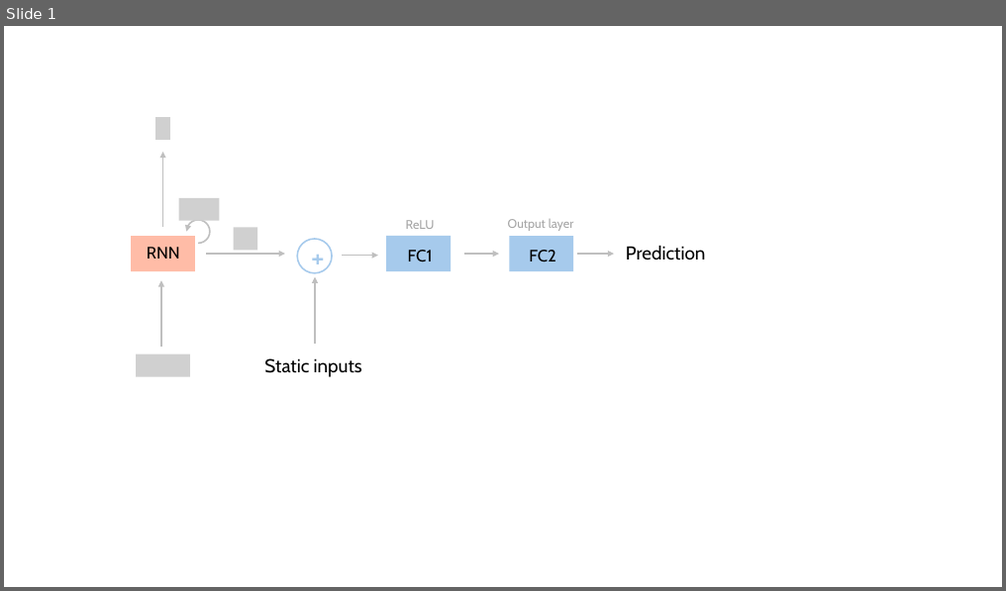
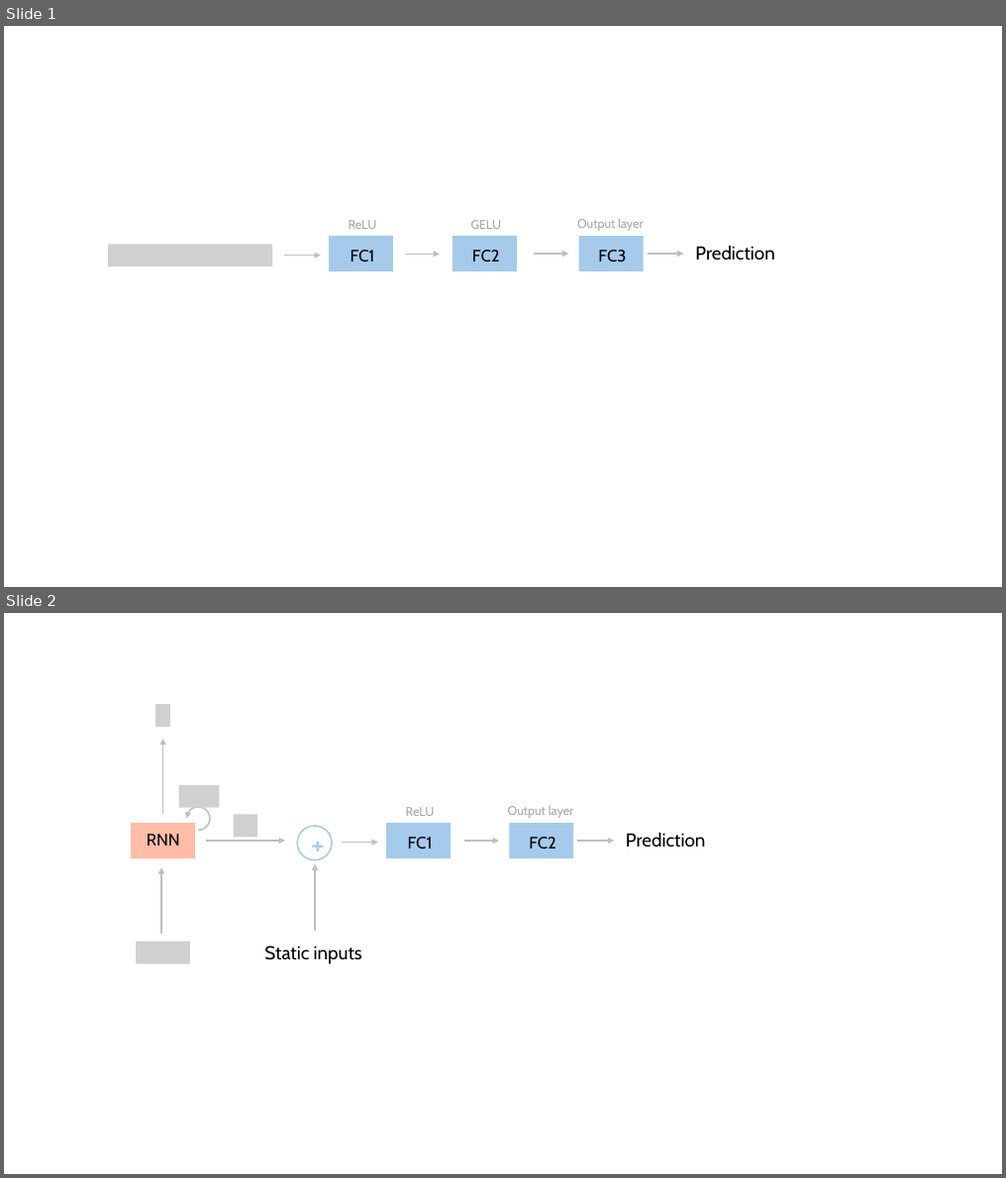
Before and after one commit to althealuo/Horizon, a slide deck: architecture diagrams/diagrams.pptx. Shown one above the other, each under a label of ours: slide 1 before the commit, slides 1 and 2 after it. The pictures are 1006x591 and 1006x1178 pixels, drawn with LibreOffice and Linux fonts; fonts in the diff are those of the drawing; grey boxes stand for pictures. Boxes give left, top, right and bottom in pixels: in the first picture for what was removed or moved away, otherwise in the second. Text is boxed around its words. In the diff, an @@ line names an element or a change of style, - is before the commit and + after.

Commit message:
reran and saved outputs

```diff
--- a/architecture diagrams/diagrams.pptx
+++ b/architecture diagrams/diagrams.pptx
@@ slide 1 added at [4, 26, 1002, 587], background #FFFFFF @@
@@ group added at [108, 219, 775, 272]: 7 texts, 4 arrows, 3 rectangles, 1 picture @@
+ReLU
+FC1
+FC3
+Output layer
+Prediction
+GELU
+FC2
@@ what was slide 1 is now slide 2 @@
```
Also in this commit, not shown: 27 other files.
